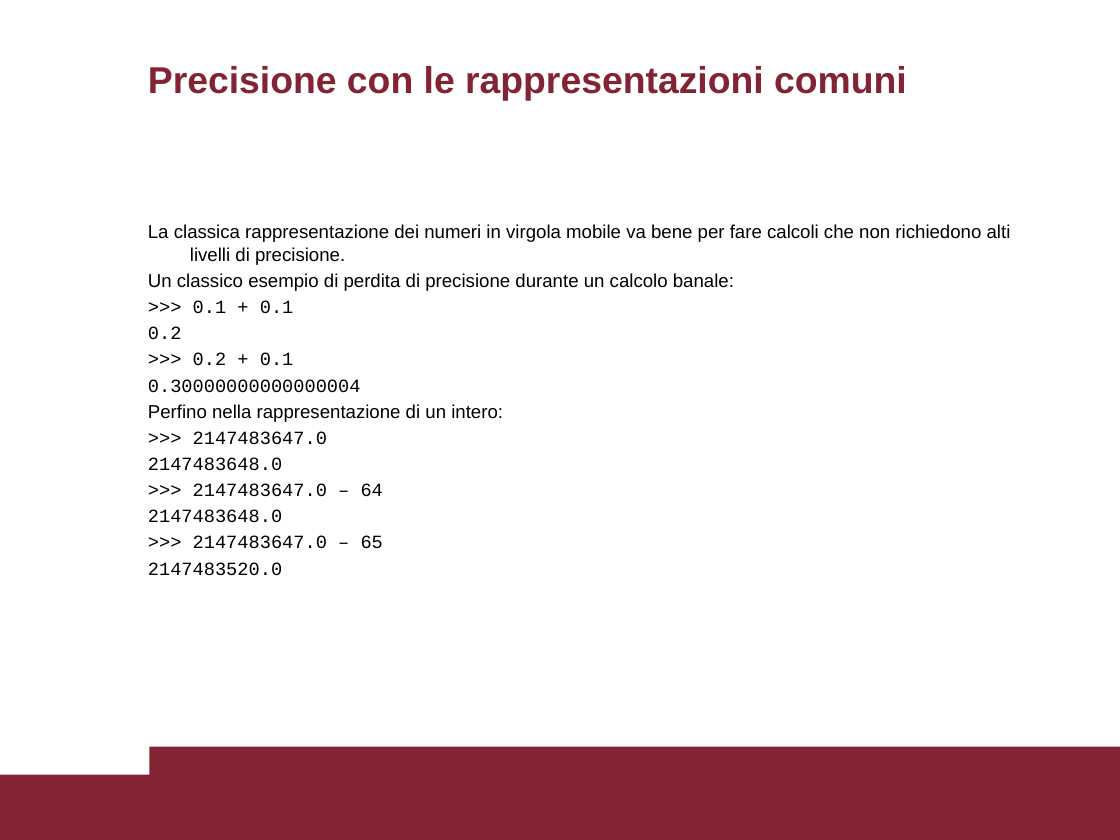
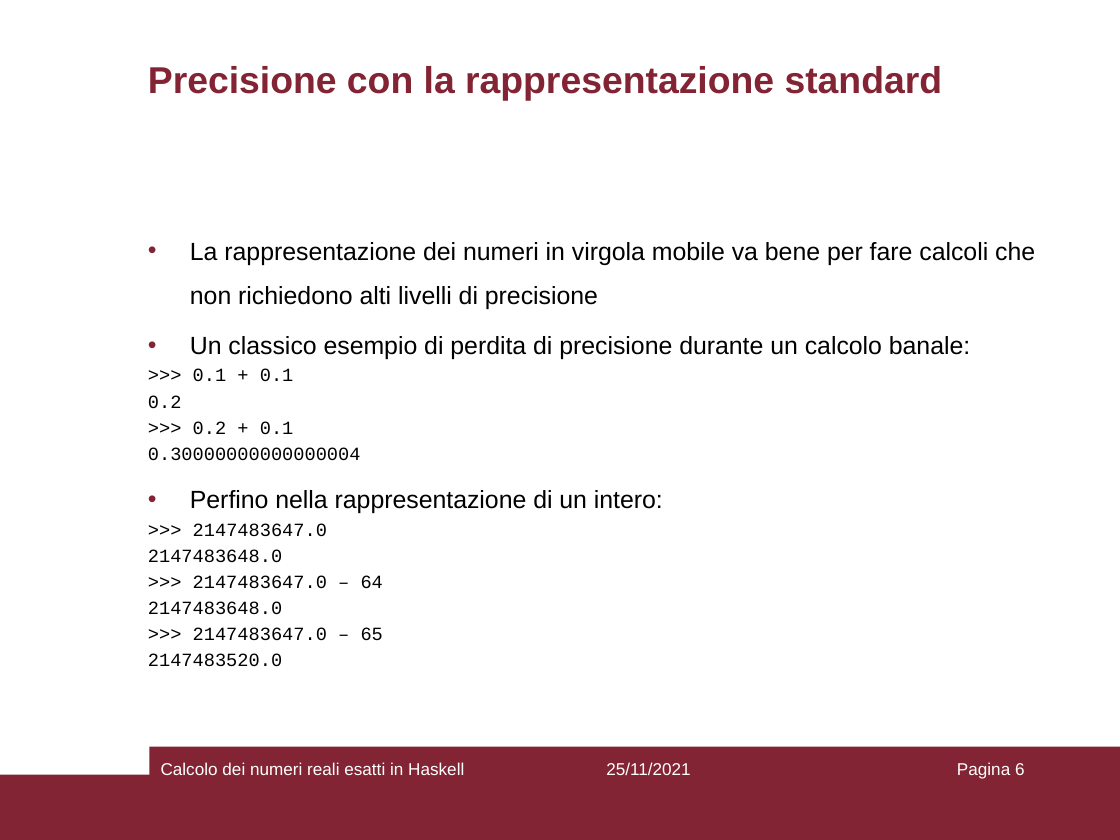
Before and after one commit to Princic-1837592/bachelor-degree-thesis, a slide deck: slide 6 of relazione/presentazione.pptx (slide 3 before the commit). Drawn at 1120x840 pixels with LibreOffice and Linux fonts; fonts in the diff are those of the drawing. Boxes give left, top, right and bottom in pixels: in the first picture for what was removed or moved away, otherwise in the second. Text is boxed around its words. In the diff, an @@ line names an element or a change of style, - is before the commit and + after.

```diff
--- a/relazione/presentazione.pptx
+++ b/relazione/presentazione.pptx
@@ title at (148, 66, 943, 100): text changed @@
-Precisione con le rappresentazioni comuni
+Precisione con la rappresentazione standard
@@ text at (190, 242, 1035, 309): text changed; size 12 to 16 pt @@
-La classica rappresentazione dei numeri in virgola mobile va bene per fare calcoli che non richiedono alti livelli di precisione.
+• La rappresentazione dei numeri in virgola mobile va bene per fare calcoli che non richiedono alti livelli di precisione
@@ text at (190, 336, 970, 513): size 12 to 16 pt in "Un classico esempio di perdita di precisione ...", "Perfino nella rappresentazione di un intero:"; bullet none to •; line spacing 1 to 1.5 @@
@@ text added at (161, 762, 464, 775), 11 pt, text #FFFFFF @@
+Calcolo dei numeri reali esatti in Haskell
@@ text added at (606, 762, 690, 775), 11 pt, text #FFFFFF @@
+25/11/2021
@@ page number added at (957, 762, 1025, 779), 11 pt, text #FFFFFF @@
+Pagina 6
```
Also in this commit, not shown: 5 other slides changed, 8 slides added, 2 other files.
